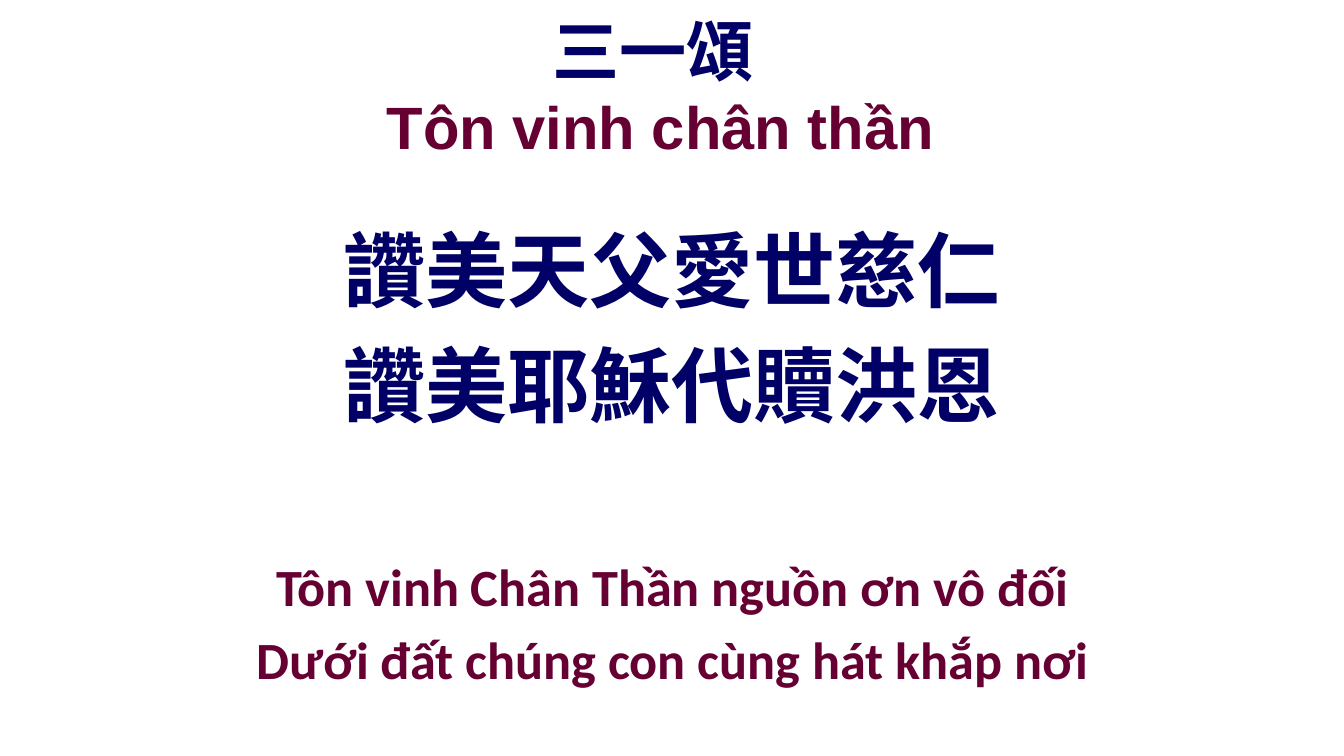
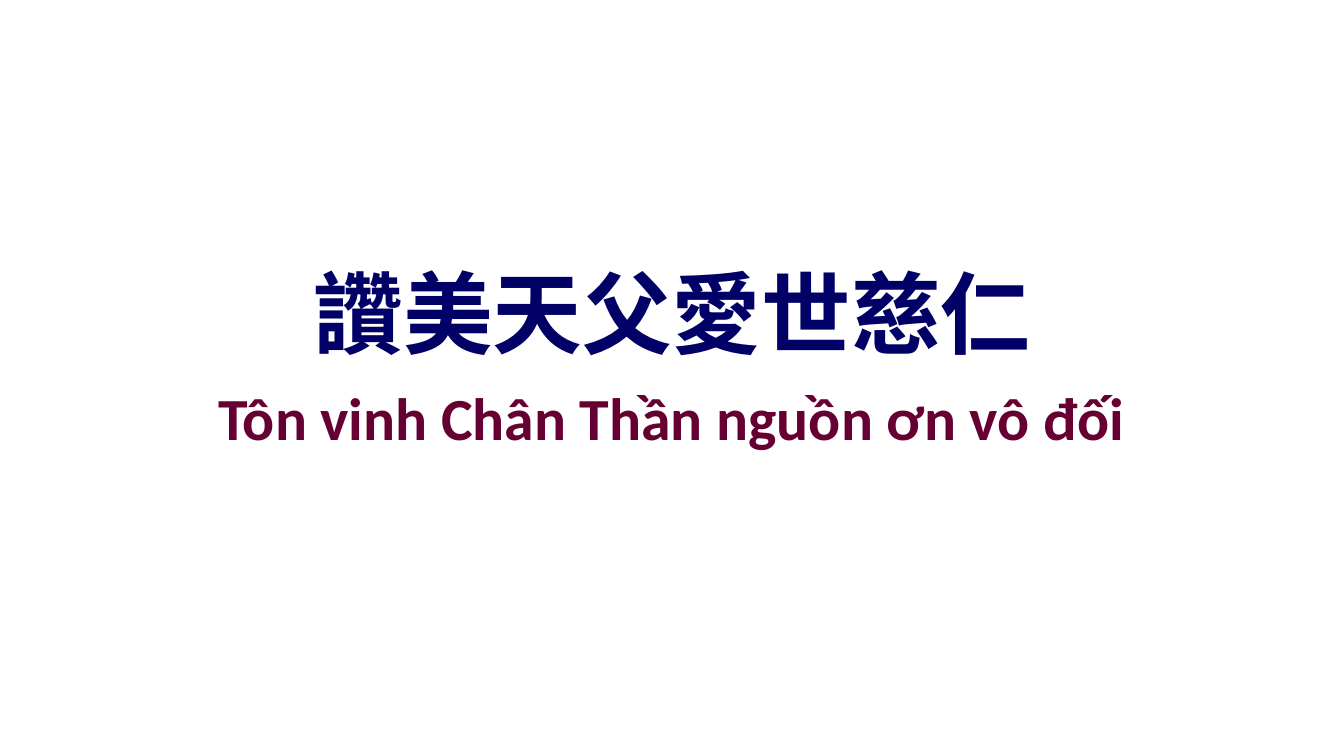
Before and after one commit to batisuoc/other-ppts, a slide deck: slide 21 of 聯合崇拜流程.pptx (slide 19 before the commit). Drawn at 1344x756 pixels with LibreOffice and Linux fonts; fonts in the diff are those of the drawing; background and template pictures are left out. Boxes give left, top, right and bottom in pixels: in the first picture for what was removed or moved away, otherwise in the second. Text is boxed around its words. In the diff, an @@ line names an element or a change of style, - is before the commit and + after.

```diff
--- a/聯合崇拜流程.pptx
+++ b/聯合崇拜流程.pptx
@@ title removed at <box>387,20,934,150</box> @@
-三一頌
-Tôn vinh chân thần
@@ text "讚美天父愛世慈仁": place and size @@
-text "讚美天父愛世慈仁" at <box>343,230,1000,424</box>
+text "讚美天父愛世慈仁" at <box>314,270,1031,356</box>
@@ text "讚美天父愛世慈仁" at <box>314,270,1031,356</box>: size 44 to 48 pt @@
@@ text "Tôn vinh Chân Thần nguồn ...": place and size @@
-text "Tôn vinh Chân Thần nguồn ..." at <box>256,566,1088,688</box>
+text "Tôn vinh Chân Thần nguồn ..." at <box>219,395,1124,450</box>
@@ text "Tôn vinh Chân Thần nguồn ..." at <box>219,395,1124,450</box>: size 28 to 32 pt; indent changed @@
@@ text at <box>343,345,1000,424</box>: paragraph removed @@
-讚美耶穌代贖洪恩
@@ text at <box>256,636,1088,688</box>: paragraph removed @@
-Dưới đất chúng con cùng hát khắp nơi
```
Also in this commit, not shown: 13 other slides changed, 15 slides added, 1 slide removed.
